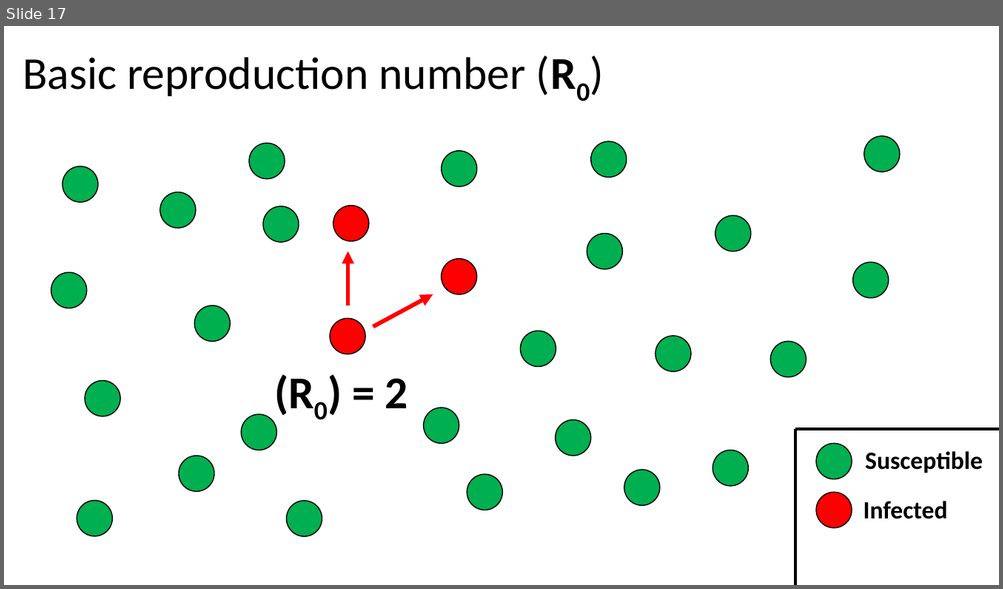
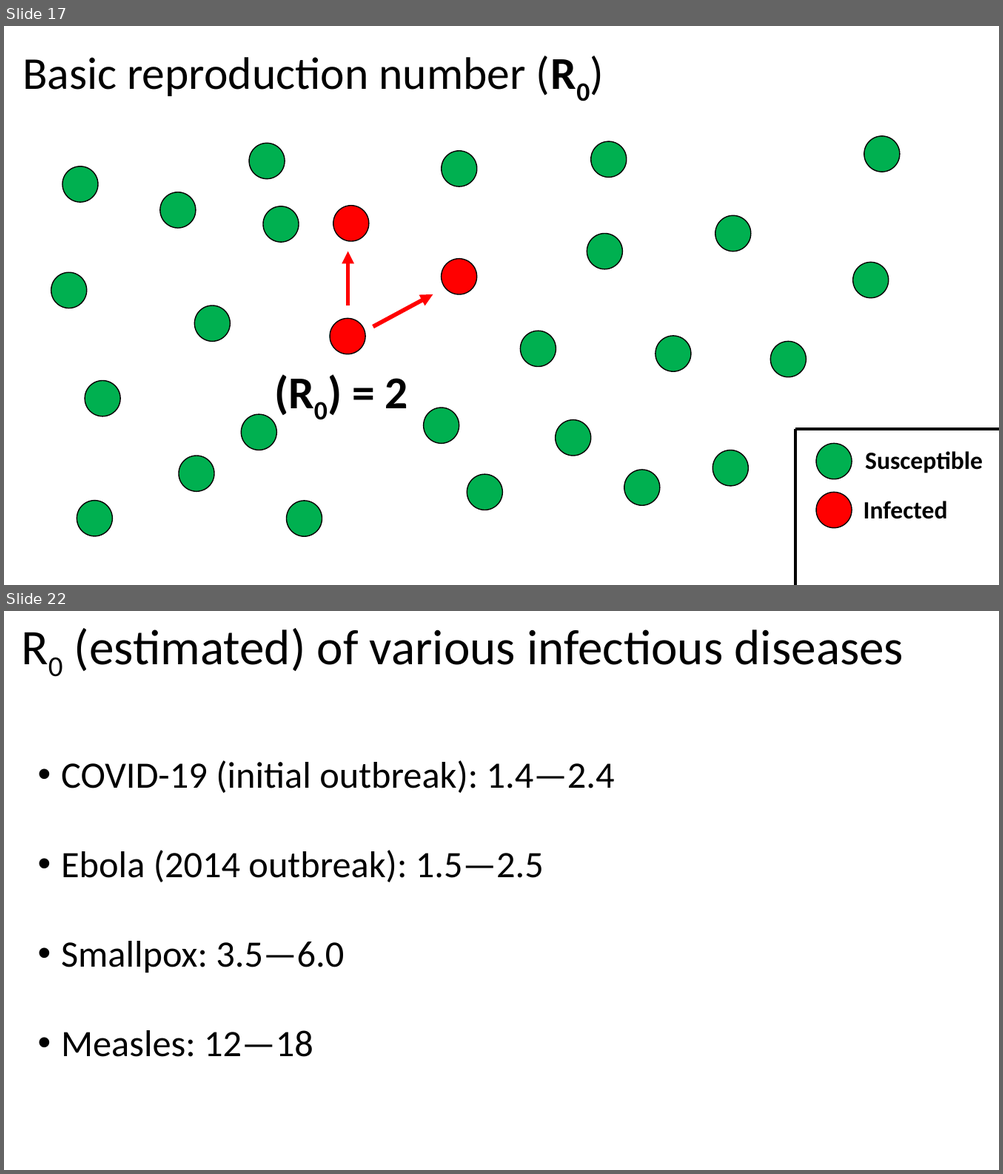
Before and after one commit to grimaudo-at/SIR_lecture, a slide deck: SIR_lecture.pptx. Shown one above the other, each under a label of ours: slide 17 before the commit, slides 17 and 22 after it; the slides between them are not shown. The pictures are 1003x589 and 1003x1174 pixels, drawn with LibreOffice and Linux fonts; fonts in the diff are those of the drawing. Boxes give left, top, right and bottom in pixels: in the first picture for what was removed or moved away, otherwise in the second. Text is boxed around its words. In the diff, an @@ line names an element or a change of style, - is before the commit and + after.

```diff
--- a/SIR_lecture.pptx
+++ b/SIR_lecture.pptx
@@ slide 22 added at (4,611,999,1170), background #FFFFFF @@
@@ text added at (74,628,903,671), 48 pt, text #000000 @@
+R0 (estimated) of various infectious diseases
@@ text added at (61,760,614,1057), 36 pt, text #000000 @@
+• COVID-19 (initial outbreak): 1.4—2.4
+• Ebola (2014 outbreak): 1.5—2.5
+• Smallpox: 3.5—6.0
+• Measles: 12—18
```
Also in this commit, not shown: 1 slide changed, 6 other slides added, 3 slides removed, 3 other files.
